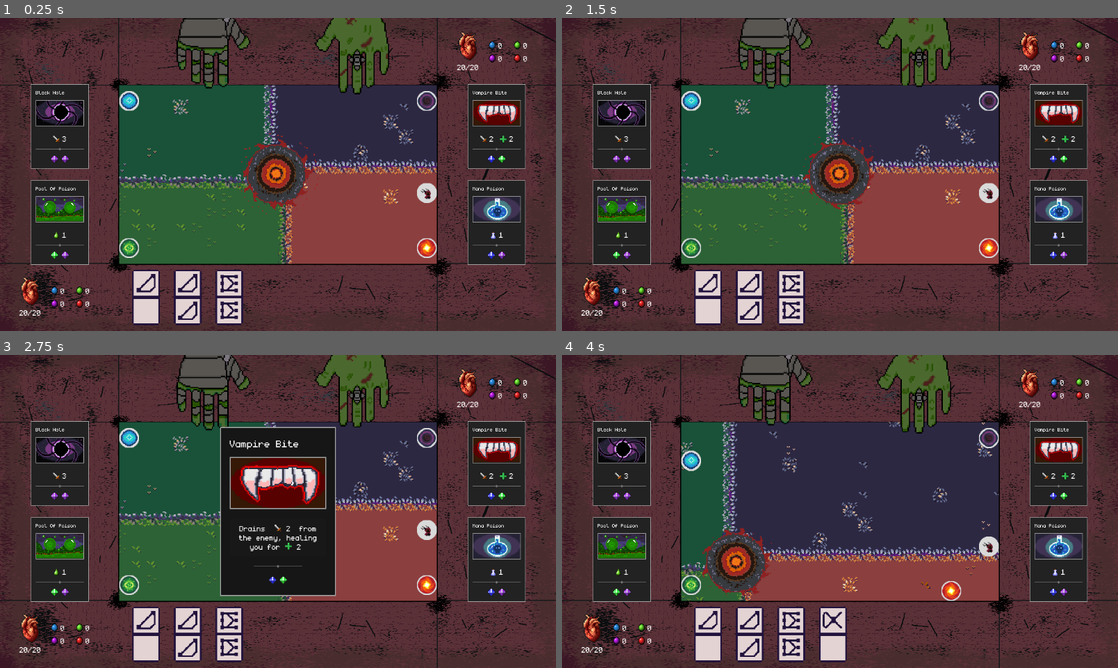
Above: before the commit, frames 1-4 (two rows, left to right).
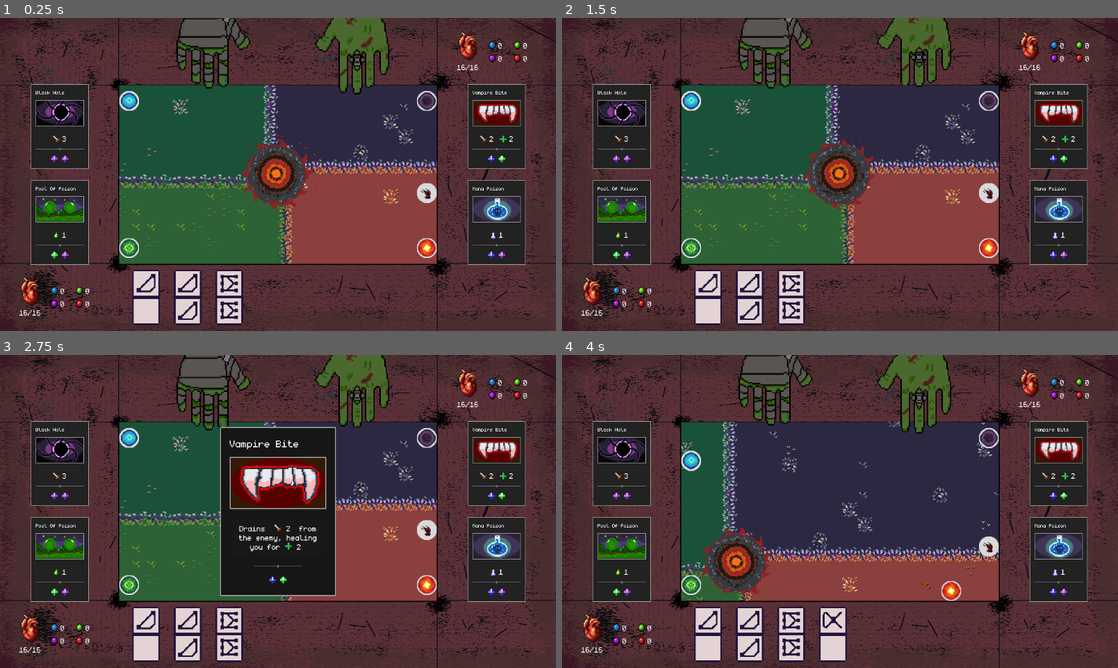
Above: after the commit, the same moments.

Repository: Juanxpeke/GD-BR2024
Game: Godot game, scene res://Core/Match/bob_match.tscn
The game is run twice, just before and just after one commit, with the same random seed, the same clock (stepped at 60 frames per second) and the same inputs. This scene is started directly instead of the project's main scene. The engine's default icon, where the game draws it, is replaced by a stand-in: a white triangle on a blue panel in a dark square. Sound files missing from this copy of the repository are replaced by a short silence.
Inputs (mouse positions are in pixels of both pictures, inside the frame that each line leads up to):
- Up to frame 1 (0.25 s): no input
- Up to frame 2 (1.5 s): drag from (623, 127) to (840, 174) at 0.52 s; drag from (623, 221) to (840, 174) at 1.27 s
- Up to frame 3 (2.75 s): move the mouse to (494, 464) at 2.02 s; hold Mouse wheel up (wheel_up) from 2.03 s (still down); click (494, 464) at 2.17 s
- Up to frame 4 (4 s): release Mouse wheel up (wheel_up) at 2.75 s; drag from (1056, 558) to (689, 439) at 2.77 s; drag from (840, 511) to (689, 583) at 3.52 s

The runs differ from the first frame. In frame 1, less than 0.1% of the frame differs, in the area x 3-86%, y 14-95%; in frame 2, less than 0.1%; in frame 3, less than 0.1%; in frame 4, less than 0.1%.

Commit message:
Added sounds

Diff:
--- a/Core/Entity/Boss/Bob/bob.gd
+++ b/Core/Entity/Boss/Bob/bob.gd
@@ -1,16 +1,16 @@
 class_name Bob
 extends Boss
 
-@export var damage_nullified_sounds : Array
+@export var damage_nullified_sounds : Array[AudioStream]
 
 # Public
 
 # Subtract an amount from the current health
 func subtract_current_health(amount : int) -> void:
-	if amount > 1:
+	if amount > 3:
 		AudioManager.play_random_sound(damage_nullified_sounds)
 	elif amount > 0:
-		AudioManager.play_random_sound(reaction_sounds)
+		AudioManager.play_random_sound(injury_sounds)
 	amount = min(amount, 1)
 	set_current_health(current_health - amount)
 	# TODO: Floating number and animation logic (apart from skill stuff)
--- a/Core/Entity/Boss/Bob/bob.tscn
+++ b/Core/Entity/Boss/Bob/bob.tscn
@@ -1,10 +1,21 @@
-[gd_scene load_steps=43 format=3 uid="uid://dhpj4gs6e4p0f"]
+[gd_scene load_steps=54 format=3 uid="uid://dhpj4gs6e4p0f"]
 
 [ext_resource type="Script" path="res://Core/Entity/Boss/Bob/bob.gd" id="1_0226v"]
 [ext_resource type="Resource" uid="uid://bjrjlaibujxbm" path="res://Core/Entity/Boss/Bob/bob_active.tres" id="2_73qdi"]
 [ext_resource type="PackedScene" uid="uid://blhlb0sx0g14t" path="res://Core/Hand/hand.tscn" id="2_781at"]
 [ext_resource type="Texture2D" uid="uid://b47obq6r6cvyh" path="res://Core/Entity/Boss/Bob/bob_idle.png" id="3_fihjd"]
+[ext_resource type="AudioStream" uid="uid://lusxb4wqcm3m" path="res://Core/Entity/Boss/Bob/ActiveSounds/bob_slam_1.wav" id="3_mp42y"]
+[ext_resource type="AudioStream" uid="uid://dhipmmv8f8jqi" path="res://Core/Entity/Boss/Bob/ActiveSounds/bob_slam_2.wav" id="4_nett6"]
 [ext_resource type="Texture2D" uid="uid://dcbyshpjemjdg" path="res://Core/Entity/Boss/Bob/bob_slam.png" id="4_uvk8k"]
+[ext_resource type="AudioStream" uid="uid://c4g43o2edx5k6" path="res://Core/Entity/Boss/Bob/InjurySounds/bob_injury_1.wav" id="5_ibtxn"]
+[ext_resource type="AudioStream" uid="uid://bbq5q5xp0vk34" path="res://Core/Entity/Boss/Bob/InjurySounds/bob_injury_2.wav" id="6_5uvb3"]
+[ext_resource type="AudioStream" uid="uid://du0twtgkify8u" path="res://Core/Entity/Boss/Bob/InjurySounds/bob_injury_3.wav" id="7_hkxrl"]
+[ext_resource type="AudioStream" uid="uid://bab1a6nhjv1gm" path="res://Core/Entity/Boss/Bob/InjurySounds/bob_injury_4.wav" id="8_1fr8i"]
+[ext_resource type="AudioStream" uid="uid://dij15ucwbxljv" path="res://Core/Entity/Boss/Bob/InjurySounds/bob_injury_5.wav" id="9_xuxvy"]
+[ext_resource type="AudioStream" uid="uid://htppfo12utdu" path="res://Core/Entity/Boss/Bob/InjurySounds/bob_injury_6.wav" id="10_l7k2i"]
+[ext_resource type="AudioStream" uid="uid://djqomya3aylyx" path="res://Core/Entity/Boss/Bob/InjurySounds/bob_injury_7.wav" id="11_05oxb"]
+[ext_resource type="AudioStream" uid="uid://dgtc67l1avx13" path="res://Core/Entity/Boss/Bob/InjurySounds/bob_injury_8.wav" id="12_km0ca"]
+[ext_resource type="AudioStream" uid="uid://cyc0sau4cnq74" path="res://Core/Entity/Boss/Bob/InjurySounds/bob_injury_9.wav" id="13_yult6"]
 
 [sub_resource type="AtlasTexture" id="AtlasTexture_fov76"]
 atlas = ExtResource("3_fihjd")
@@ -274,6 +285,8 @@
 [node name="Bob" type="Node2D"]
 script = ExtResource("1_0226v")
 boss_active = ExtResource("2_73qdi")
+boss_active_sounds = Array[AudioStream]([ExtResource("3_mp42y"), ExtResource("4_nett6")])
+injury_sounds = Array[AudioStream]([ExtResource("5_ibtxn"), ExtResource("6_5uvb3"), ExtResource("7_hkxrl"), ExtResource("8_1fr8i"), ExtResource("9_xuxvy"), ExtResource("10_l7k2i"), ExtResource("11_05oxb"), ExtResource("12_km0ca"), ExtResource("13_yult6")])
 
 [node name="Hand" parent="." instance=ExtResource("2_781at")]
 unique_name_in_owner = true
--- a/Core/Entity/Boss/Mary/mary.tscn
+++ b/Core/Entity/Boss/Mary/mary.tscn
@@ -1,10 +1,16 @@
-[gd_scene load_steps=35 format=3 uid="uid://cigvlcm0md3r0"]
+[gd_scene load_steps=41 format=3 uid="uid://cigvlcm0md3r0"]
 
 [ext_resource type="PackedScene" uid="uid://blhlb0sx0g14t" path="res://Core/Hand/hand.tscn" id="1_5waoc"]
 [ext_resource type="Script" path="res://Core/Entity/Boss/Mary/mary.gd" id="1_lmy1b"]
 [ext_resource type="Resource" uid="uid://crhqrggy8djw8" path="res://Core/Entity/Boss/Mary/mary_active.tres" id="2_jaipa"]
+[ext_resource type="AudioStream" uid="uid://co70453rpih0w" path="res://Core/Entity/Boss/Mary/ActiveSounds/mary_cast_1.wav" id="3_x86o7"]
+[ext_resource type="AudioStream" uid="uid://bh0auhhfgflqx" path="res://Core/Entity/Boss/Mary/ActiveSounds/mary_cast_2.wav" id="4_chf4j"]
 [ext_resource type="Texture2D" uid="uid://bdsbsagbswxa4" path="res://Core/Entity/Boss/Mary/mary_idle.png" id="4_fkgs6"]
 [ext_resource type="Texture2D" uid="uid://ephx642vi1ut" path="res://Core/Entity/Boss/Mary/mary_cast.png" id="4_ok6xr"]
+[ext_resource type="AudioStream" uid="uid://4ma2j6aiybvl" path="res://Core/Entity/Boss/Mary/InjurySounds/mary_injury_1.wav" id="5_32bev"]
+[ext_resource type="AudioStream" uid="uid://6j7af5j6n1um" path="res://Core/Entity/Boss/Mary/InjurySounds/mary_injury_2.wav" id="6_sdgyy"]
+[ext_resource type="AudioStream" uid="uid://cajut3ci4g8d" path="res://Core/Entity/Boss/Mary/InjurySounds/mary_injury_3.wav" id="7_wc2l0"]
+[ext_resource type="AudioStream" uid="uid://cps86qcc8irjd" path="res://Core/Entity/Boss/Mary/InjurySounds/mary_injury_4.wav" id="8_wrn2b"]
 
 [sub_resource type="AtlasTexture" id="AtlasTexture_qdp85"]
 atlas = ExtResource("4_ok6xr")
@@ -218,7 +224,9 @@
 [node name="Mary" type="Node2D"]
 script = ExtResource("1_lmy1b")
 boss_active = ExtResource("2_jaipa")
-health = 16
+boss_active_sounds = Array[AudioStream]([ExtResource("3_x86o7"), ExtResource("4_chf4j")])
+health = 12
+injury_sounds = Array[AudioStream]([ExtResource("5_32bev"), ExtResource("6_sdgyy"), ExtResource("7_wc2l0"), ExtResource("8_wrn2b")])
 
 [node name="Hand" parent="." instance=ExtResource("1_5waoc")]
 unique_name_in_owner = true
--- a/Core/Entity/Boss/Timmy/timmy.tscn
+++ b/Core/Entity/Boss/Timmy/timmy.tscn
@@ -1,10 +1,16 @@
-[gd_scene load_steps=41 format=3 uid="uid://brf63tmxxdl7s"]
+[gd_scene load_steps=47 format=3 uid="uid://brf63tmxxdl7s"]
 
 [ext_resource type="Script" path="res://Core/Entity/Boss/Timmy/timmy.gd" id="1_6cdgg"]
 [ext_resource type="PackedScene" uid="uid://blhlb0sx0g14t" path="res://Core/Hand/hand.tscn" id="2_3wg1p"]
 [ext_resource type="Resource" uid="uid://cxqu6ngv0rvnb" path="res://Core/Entity/Boss/Timmy/timmy_active.tres" id="2_qnu0p"]
+[ext_resource type="AudioStream" uid="uid://dbeqel231f1g0" path="res://Core/Entity/Boss/Timmy/ActiveSounds/timmy_theft_1.wav" id="3_rb0ea"]
+[ext_resource type="AudioStream" uid="uid://51qy0vip4rkc" path="res://Core/Entity/Boss/Timmy/InjurySounds/timmy_injury_1.wav" id="3_sg2mp"]
 [ext_resource type="Texture2D" uid="uid://bganiunabit14" path="res://Core/Entity/Boss/Timmy/timmy_idle.png" id="3_xev30"]
+[ext_resource type="AudioStream" uid="uid://bxpftjyketdyl" path="res://Core/Entity/Boss/Timmy/ActiveSounds/timmy_theft_2.wav" id="4_2ckhb"]
+[ext_resource type="AudioStream" uid="uid://dub06g3owpdo3" path="res://Core/Entity/Boss/Timmy/InjurySounds/timmy_injury_2.wav" id="4_baqxk"]
 [ext_resource type="Texture2D" uid="uid://dt2ti3cso053s" path="res://Core/Entity/Boss/Timmy/timmy_theft.png" id="4_cbppi"]
+[ext_resource type="AudioStream" uid="uid://b42ocjwgmo72" path="res://Core/Entity/Boss/Timmy/InjurySounds/timmy_injury_3.wav" id="5_v5x3t"]
+[ext_resource type="AudioStream" uid="uid://ckh51oqs88my6" path="res://Core/Entity/Boss/Timmy/InjurySounds/timmy_injury_4.wav" id="6_x1pw5"]
 
 [sub_resource type="AtlasTexture" id="AtlasTexture_g1owj"]
 atlas = ExtResource("3_xev30")
@@ -263,7 +269,9 @@
 [node name="Timmy" type="Node2D"]
 script = ExtResource("1_6cdgg")
 boss_active = ExtResource("2_qnu0p")
-health = 12
+boss_active_sounds = Array[AudioStream]([ExtResource("3_rb0ea"), ExtResource("4_2ckhb")])
+health = 10
+injury_sounds = Array[AudioStream]([ExtResource("3_sg2mp"), ExtResource("4_baqxk"), ExtResource("5_v5x3t"), ExtResource("6_x1pw5")])
 
 [node name="Hand" parent="." instance=ExtResource("2_3wg1p")]
 unique_name_in_owner = true
--- a/Core/Entity/Boss/boss.gd
+++ b/Core/Entity/Boss/boss.gd
@@ -6,7 +6,7 @@
 const POST_SKILL_WAIT_TIME : float = 0.8
 
 @export var boss_active : BossActive
-@export var boss_active_sounds : Array
+@export var boss_active_sounds : Array[AudioStream]
 
 @onready var sprite : AnimatedSprite2D = %Sprite
 
--- a/Core/Entity/Player/player.tscn
+++ b/Core/Entity/Player/player.tscn
@@ -1,10 +1,15 @@
-[gd_scene load_steps=3 format=3 uid="uid://c44laowkuxfc4"]
+[gd_scene load_steps=7 format=3 uid="uid://c44laowkuxfc4"]
 
 [ext_resource type="Script" path="res://Core/Entity/Player/player.gd" id="1_72hs4"]
+[ext_resource type="AudioStream" uid="uid://cyckcmxkkb7yu" path="res://Core/Entity/Player/InjurySounds/player_injury_1.wav" id="2_g3b58"]
 [ext_resource type="PackedScene" uid="uid://blhlb0sx0g14t" path="res://Core/Hand/hand.tscn" id="2_vksxr"]
+[ext_resource type="AudioStream" uid="uid://brl5n1jmkprdq" path="res://Core/Entity/Player/InjurySounds/player_injury_2.wav" id="3_nwmqe"]
+[ext_resource type="AudioStream" uid="uid://chytb0lvk2w5r" path="res://Core/Entity/Player/InjurySounds/player_injury_3.wav" id="4_885sn"]
+[ext_resource type="AudioStream" uid="uid://eqa1n3yneel7" path="res://Core/Entity/Player/InjurySounds/player_injury_4.wav" id="5_5jegu"]
 
 [node name="Player" type="Node2D"]
 script = ExtResource("1_72hs4")
+injury_sounds = Array[AudioStream]([ExtResource("2_g3b58"), ExtResource("3_nwmqe"), ExtResource("4_885sn"), ExtResource("5_5jegu")])
 
 [node name="Hand" parent="." instance=ExtResource("2_vksxr")]
 unique_name_in_owner = true
--- a/Core/Entity/entity.gd
+++ b/Core/Entity/entity.gd
@@ -6,8 +6,9 @@
 signal skills_changed()
 signal dead
 
-@export var health : int = 20
-@export var reaction_sounds : Array
+@export var health : int = 16
+@export var injury_sounds : Array[AudioStream]
+@export var reaction_sounds : Array[AudioStream]
 
 var current_health : int
 var current_manas : Array[int] = []
@@ -76,7 +77,7 @@
 # Subtract an amount from the current health
 func subtract_current_health(amount : int) -> void:
 	if amount > 0:
-		AudioManager.play_random_sound(reaction_sounds)
+		AudioManager.play_random_sound(injury_sounds)
 	set_current_health(current_health - amount)
 	# TODO: Floating number and animation logic (apart from skill stuff)
 
--- a/Global/audio_manager.gd
+++ b/Global/audio_manager.gd
@@ -15,6 +15,7 @@
 func _ready() -> void:
 	add_child(sound_stream_player)
 	add_child(sound_stream_player_2)
+
 
 # Public
 
@@ -35,11 +36,10 @@
 		await sound_stream_player.finished
 		play_next_queued_sound()
 
-#Plays a random sound from an array
-func play_random_sound(sound_array : Array) -> void:
+# Plays a random sound from an array of sounds
+func play_random_sound(sound_array : Array[AudioStream]) -> void:
 	var sound_to_play = sound_array.pick_random()
 	play_sound(sound_to_play)
-
 
 # Plays the given sound
 func play_sound(sound : AudioStream, override : bool = false, delay : float = 0.0) -> void:
Not shown, added: Core/Entity/Boss/Bob/ActiveSounds/bob_slam_1.wav
Not shown, added: Core/Entity/Boss/Bob/ActiveSounds/bob_slam_2.wav
Not shown, added: Core/Entity/Boss/Bob/InjurySounds/bob_injury_1.wav
Not shown, added: Core/Entity/Boss/Bob/InjurySounds/bob_injury_2.wav
Not shown, added: Core/Entity/Boss/Bob/InjurySounds/bob_injury_3.wav
Not shown, added: Core/Entity/Boss/Bob/InjurySounds/bob_injury_4.wav
Not shown, added: Core/Entity/Boss/Bob/InjurySounds/bob_injury_5.wav
Not shown, added: Core/Entity/Boss/Bob/InjurySounds/bob_injury_6.wav
Not shown, added: Core/Entity/Boss/Bob/InjurySounds/bob_injury_7.wav
Not shown, added: Core/Entity/Boss/Bob/InjurySounds/bob_injury_8.wav
Not shown, added: Core/Entity/Boss/Bob/InjurySounds/bob_injury_9.wav
Not shown, added: Core/Entity/Boss/Mary/ActiveSounds/mary_cast_1.wav
(and 15 more such lines)
